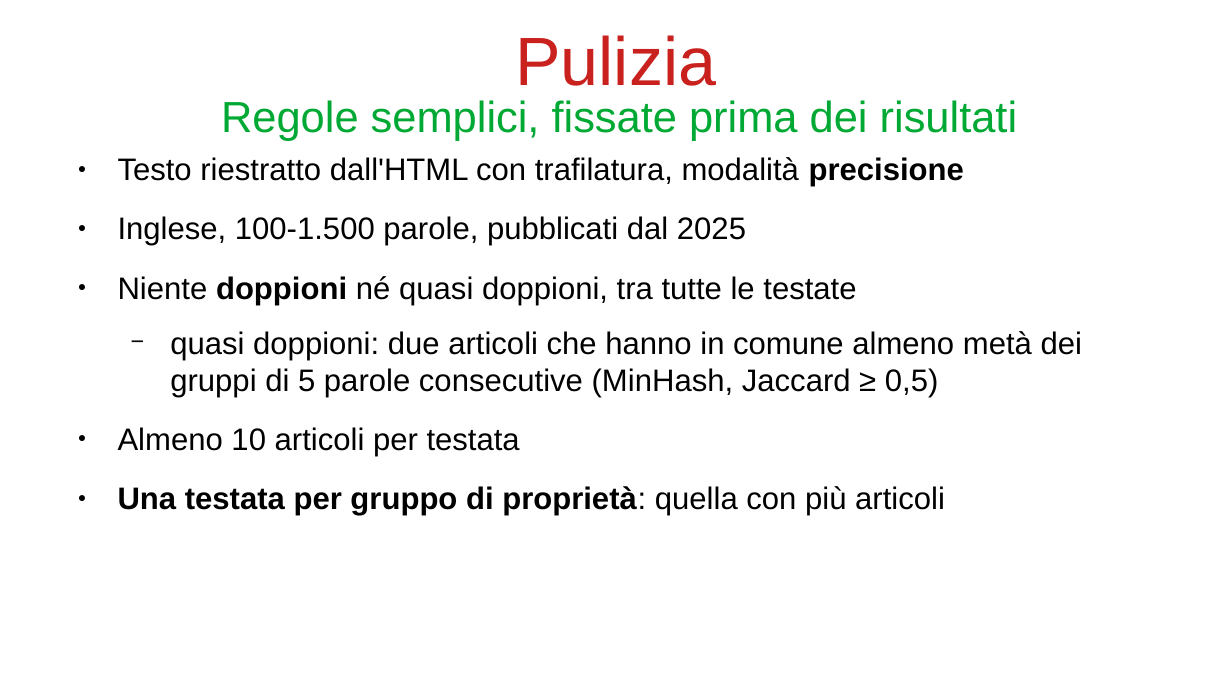
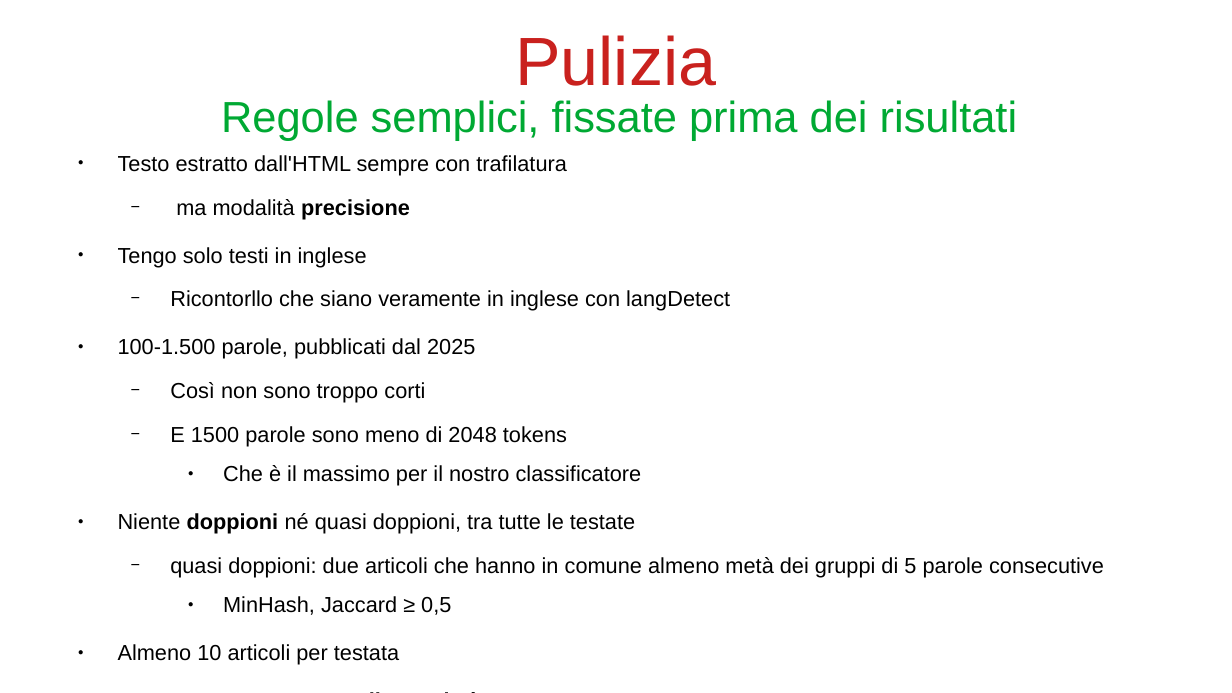
Before and after one commit to bianchi-john/PublisherClassification, a slide deck: slide 8 of Presentazioni/Stato finale/FinalState.odp (slide 12 before the commit). Drawn at 1232x693 pixels with LibreOffice and Linux fonts; fonts in the diff are those of the drawing. Boxes give left, top, right and bottom in pixels: in the first picture for what was removed or moved away, otherwise in the second. Text is boxed around its words. In the diff, an @@ line names an element or a change of style, - is before the commit and + after.

Commit message:
update presentation

```diff
--- a/Presentazioni/Stato finale/FinalState.odp
+++ b/Presentazioni/Stato finale/FinalState.odp
@@ text at <box>118,155,730,447</box>: text changed; size 20 to 14 pt @@
-● Testo riestratto dall'HTML con trafilatura, modalità precisione
-● Inglese, 100-1.500 parole, pubblicati dal 2025
+● Testo estratto dall'HTML sempre con trafilatura
+  − ma modalità precisione
+● Tengo solo testi in inglese
+  − Ricontorllo che siano veramente in inglese con langDetect
+● 100-1.500 parole, pubblicati dal 2025
+  − Così non sono troppo corti
+  − E 1500 parole sono meno di 2048 tokens
+    ● Che è il massimo per il nostro classificatore
@@ text at <box>118,486,945,516</box>: text changed; size 20 to 14 pt @@
-● Una testata per gruppo di proprietà: quella con più articoli
+● Una testata per gruppo di proprietà:
+  − quella con più articoli
@@ text at <box>118,513,635,665</box>: size 20 to 14 pt in "Niente doppioni né quasi doppioni, tra tutte ...", "Almeno 10 articoli per testata" @@
@@ text at <box>170,557,1104,615</box>: text changed; size 20 to 14 pt @@
-  − quasi doppioni: due articoli che hanno in comune almeno metà dei gruppi di 5 parole consecutive (MinHash, Jaccard ≥ 0,5)
+  − quasi doppioni: due articoli che hanno in comune almeno metà dei gruppi di 5 parole consecutive
+    ● MinHash, Jaccard ≥ 0,5
```
Also in this commit, not shown: 3 other slides changed, 2 slides added, 7 slides removed, 1 other file.
